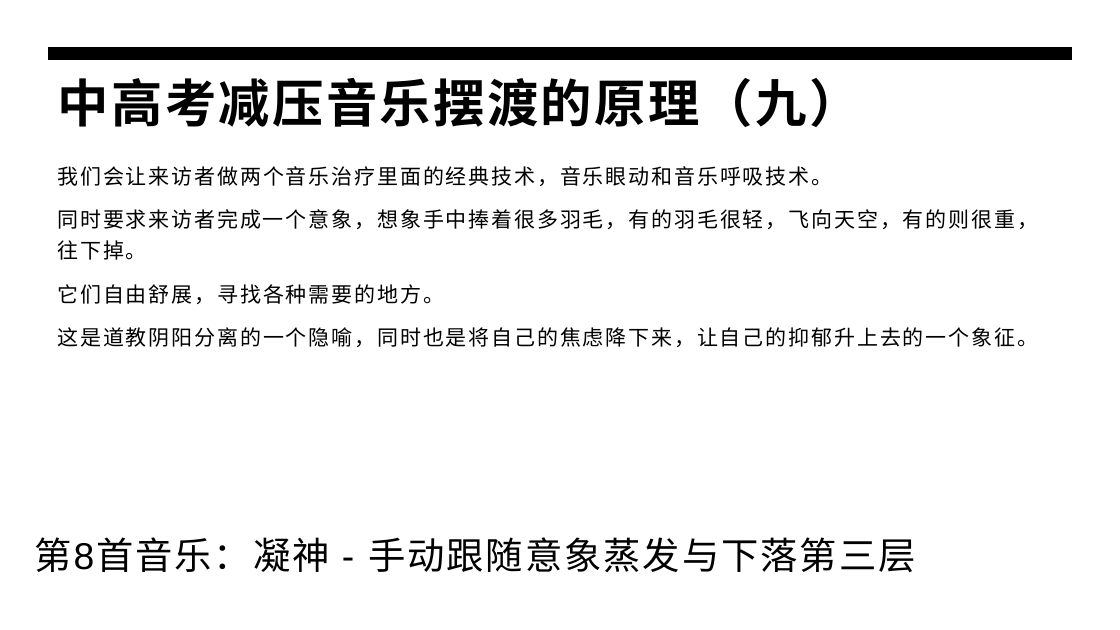
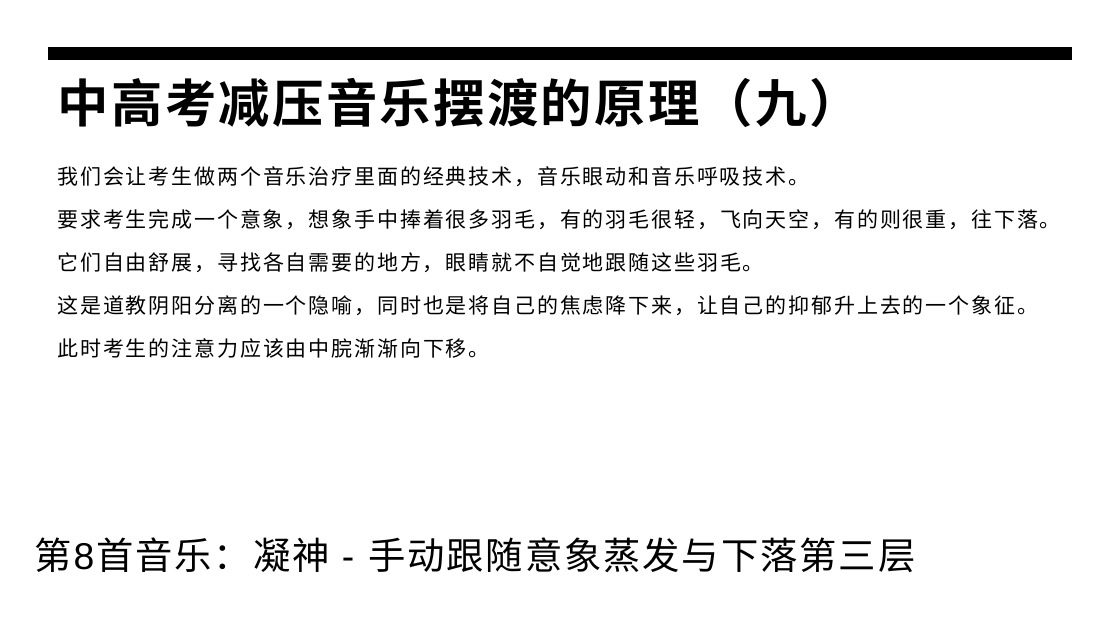
Before and after one commit to panxibei/writing, a slide deck: slide 22 of 44_心理学/30_浥尘伙伴社团原创：中高考音乐减压心理训练/PPT制作素材/浥尘伙伴社团：中高考音乐减压心理训练.pptx. Drawn at 1120x630 pixels with LibreOffice and Linux fonts; fonts in the diff are those of the drawing. Boxes give left, top, right and bottom in pixels: in the first picture for what was removed or moved away, otherwise in the second. Text is boxed around its words. In the diff, an @@ line names an element or a change of style, - is before the commit and + after.

```diff
--- a/44_心理学/30_浥尘伙伴社团原创：中高考音乐减压心理训练/PPT制作素材/浥尘伙伴社团：中高考音乐减压心理训练.pptx
+++ b/44_心理学/30_浥尘伙伴社团原创：中高考音乐减压心理训练/PPT制作素材/浥尘伙伴社团：中高考音乐减压心理训练.pptx
@@ text at [57,166,1060,272]: text changed @@
-我们会让来访者做两个音乐治疗里面的经典技术，音乐眼动和音乐呼吸技术。
-同时要求来访者完成一个意象，想象手中捧着很多羽毛，有的羽毛很轻，飞向天空，有的则很重，往下掉。
-它们自由舒展，寻找各种需要的地方。
+我们会让考生做两个音乐治疗里面的经典技术，音乐眼动和音乐呼吸技术。
+要求考生完成一个意象，想象手中捧着很多羽毛，有的羽毛很轻，飞向天空，有的则很重，往下落。
+它们自由舒展，寻找各自需要的地方，眼睛就不自觉地跟随这些羽毛。
@@ text at [57,338,489,358]: paragraph added @@
+此时考生的注意力应该由中脘渐渐向下移。
```
Also in this commit, not shown: 7 other slides changed, 10 other files.
